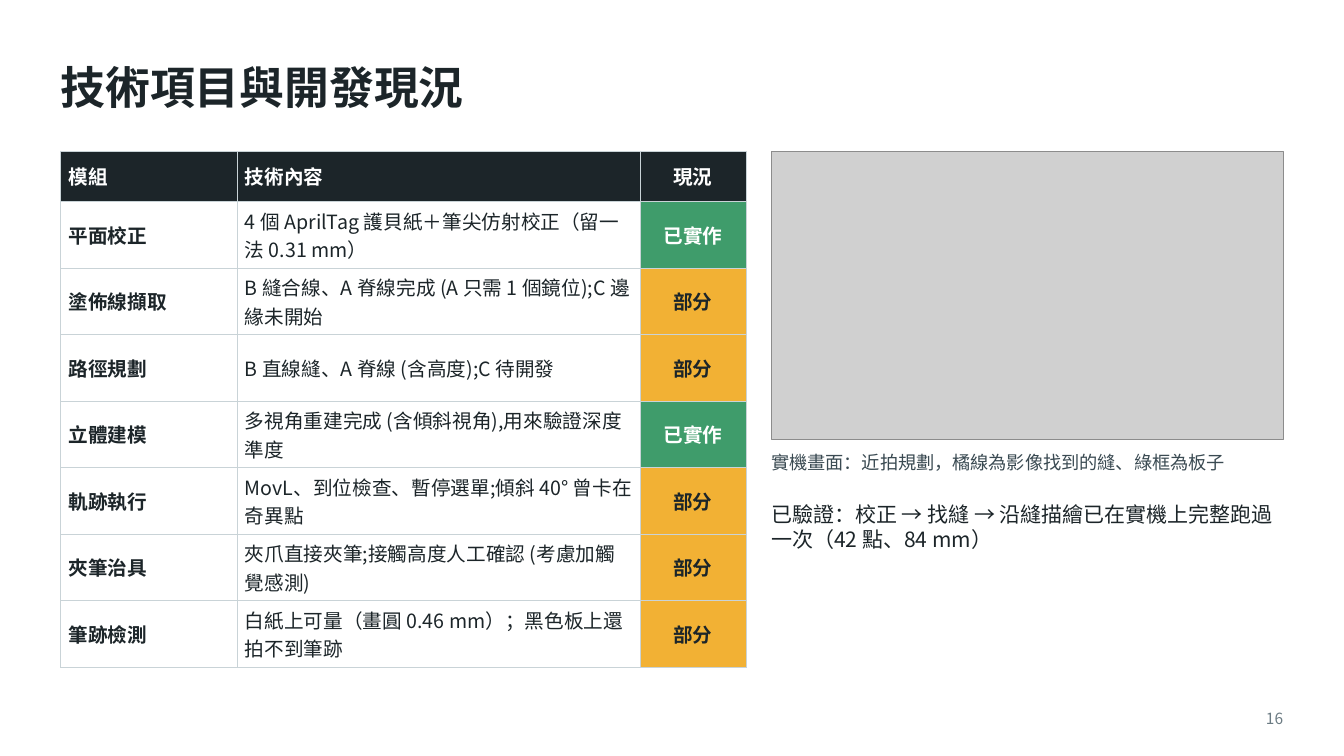
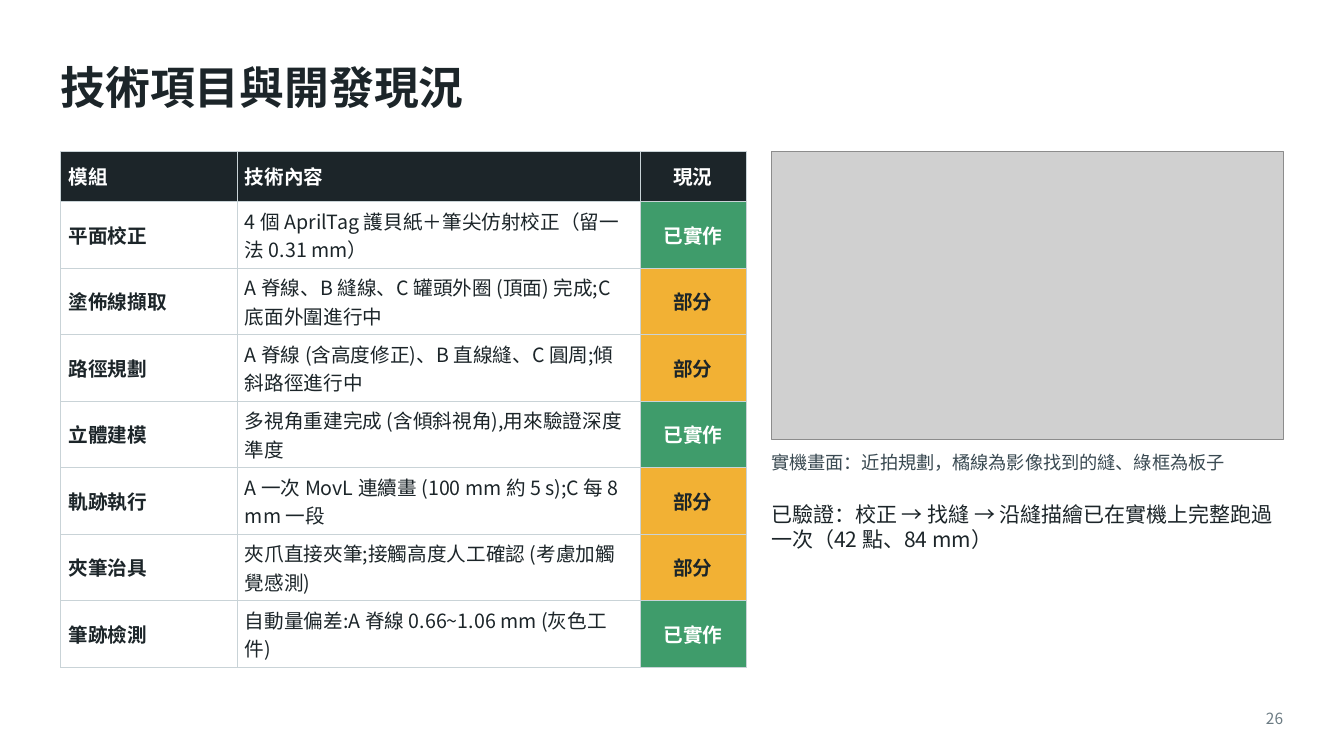
Before and after one commit to Rayyang800/PBL-path-planning, a slide deck: slide 26 of PBL專題規劃報告_三種工件版.pptx (slide 16 before the commit). Drawn at 1344x756 pixels with LibreOffice and Linux fonts; fonts in the diff are those of the drawing; grey boxes stand for pictures. Boxes give left, top, right and bottom in pixels: in the first picture for what was removed or moved away, otherwise in the second. Text is boxed around its words. In the diff, an @@ line names an element or a change of style, - is before the commit and + after.

```diff
--- a/PBL專題規劃報告_三種工件版.pptx
+++ b/PBL專題規劃報告_三種工件版.pptx
@@ table at box(60, 151, 746, 667) @@
-row 3, column 2: B 縫合線、A 脊線完成 (A 只需 1 個鏡位);C 邊緣未開始
+row 3, column 2: A 脊線、B 縫線、C 罐頭外圈 (頂面) 完成;C 底面外圍進行中
-row 4, column 2: B 直線縫、A 脊線 (含高度);C 待開發
+row 4, column 2: A 脊線 (含高度修正)、B 直線縫、C 圓周;傾斜路徑進行中
-row 6, column 2: MovL、到位檢查、暫停選單;傾斜 40° 曾卡在奇異點
+row 6, column 2: A 一次 MovL 連續畫 (100 mm 約 5 s);C 每 8 mm 一段
-row 8, column 2: 白紙上可量（畫圓 0.46 mm）；黑色板上還拍不到筆跡
+row 8, column 2: 自動量偏差:A 脊線 0.66~1.06 mm (灰色工件)
-row 8, column 3: 部分
+row 8, column 3: 已實作
@@ fill #F2B134 to #3F9C6B in row 8, column 3 @@
@@ page number at box(1266, 712, 1283, 724): text changed @@
-16
+26
```
Also in this commit, not shown: 18 other slides changed, 12 slides added, 3 slides removed, 12 other files.
